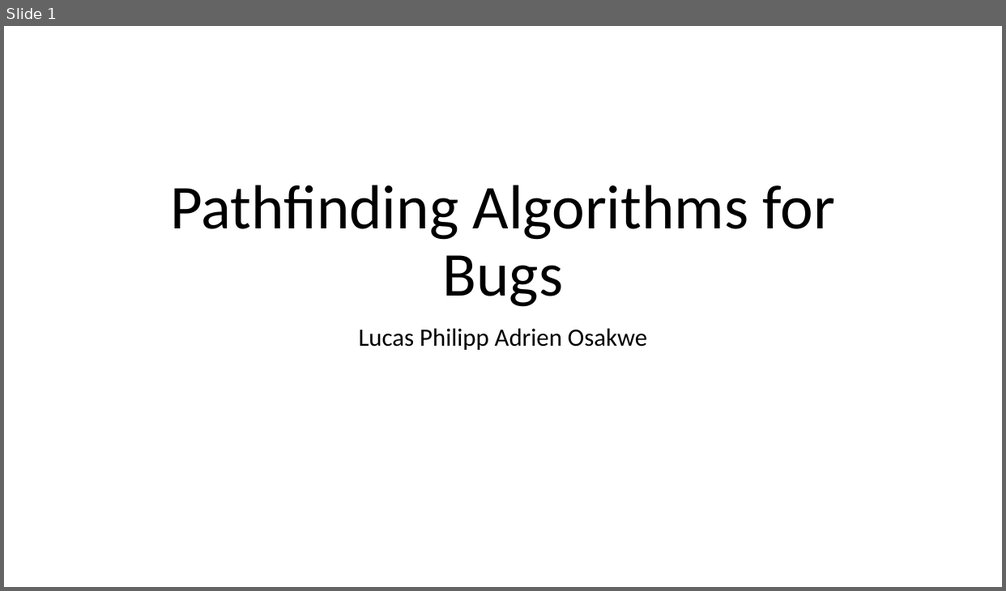
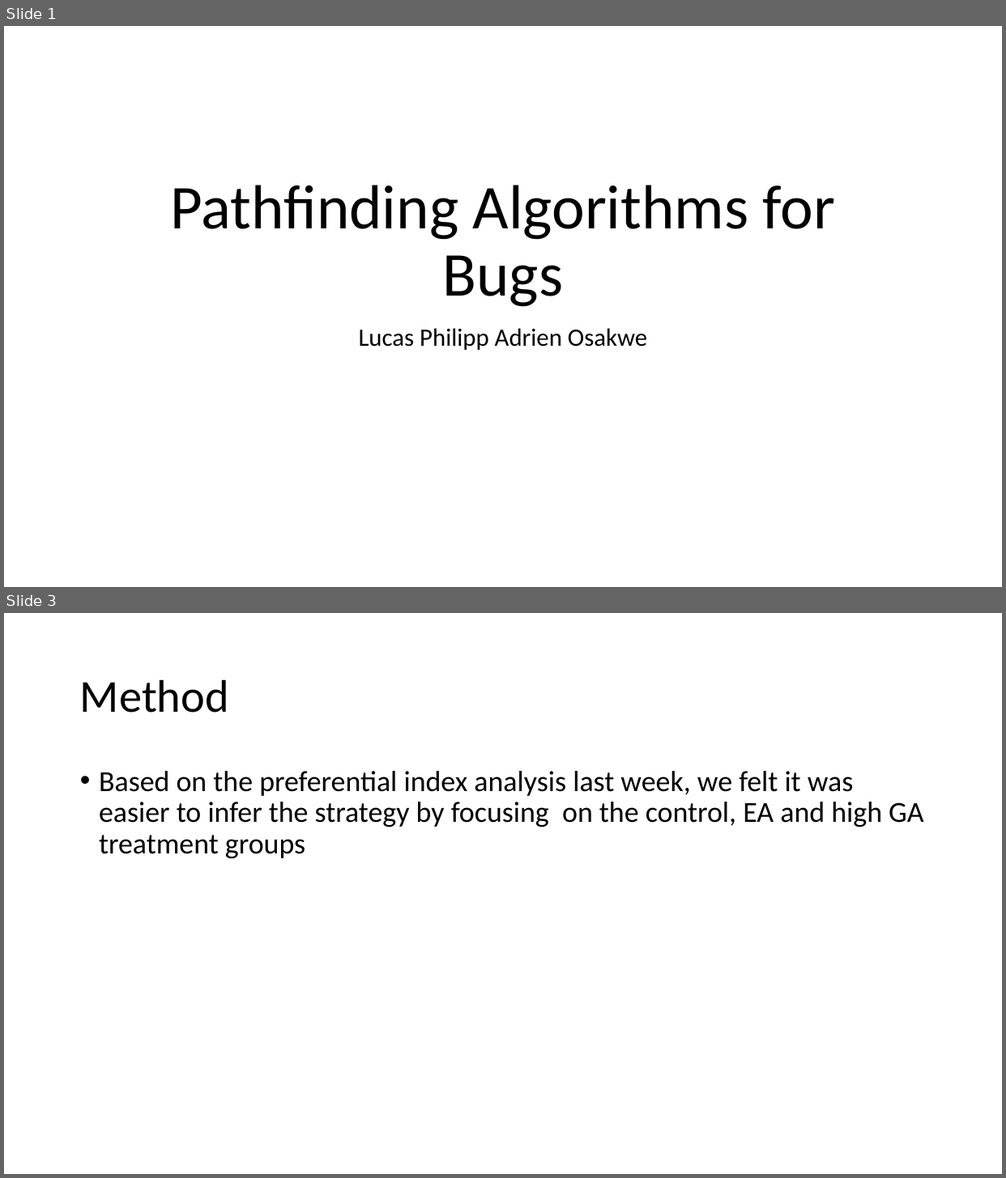
Before and after one commit to aosakwe/QLSC600_M6_A2, a slide deck: QLSC600_M6_Presentation.pptx. Shown one above the other, each under a label of ours: slide 1 before the commit, slides 1 and 3 after it; the slides between them are not shown. The pictures are 1006x591 and 1006x1178 pixels, drawn with LibreOffice and Linux fonts; fonts in the diff are those of the drawing. Boxes give left, top, right and bottom in pixels: in the first picture for what was removed or moved away, otherwise in the second. Text is boxed around its words. In the diff, an @@ line names an element or a change of style, - is before the commit and + after.

```diff
--- a/QLSC600_M6_Presentation.pptx
+++ b/QLSC600_M6_Presentation.pptx
@@ slide 3 added at (x1=4, y1=613, x2=1002, y2=1174), background #FFFFFF @@
@@ title added at (x1=80, y1=679, x2=229, y2=713), 44 pt, text #000000 @@
+Method
@@ text added at (x1=99, y1=771, x2=923, y2=858), 28 pt, text #000000 @@
+• Based on the preferential index analysis last week, we felt it was easier to infer the strategy by focusing on the control, EA and high GA treatment groups
```
Also in this commit, not shown: 7 other slides added, 3 slides removed.
